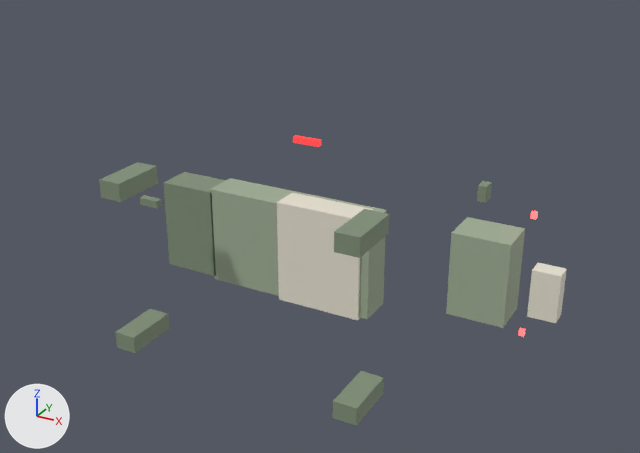
What one commit did to the glTF model assets/models/zombie_dog.glb.
One viewpoint serves both versions: a camera (50 mm lens) standing at (1.394, -1.841, 1.276) and looking at (0.238, 0.261, 0.224). Arrows for +X, +Y and +Z are at lower left; the lights stay in place. The first picture is the older version.

Script lines for the objects in view, before the commit:
```python
ob_vxz_ear_l = bpy.data.objects.new('VXZ_Ear_L', me_cube_009)
ob_vxz_ear_l.parent = ob_zombie_dog
ob_vxz_ear_l.location = (0.543, 0.843, 0.192)
ob_vxz_ear_l.scale = (0.0298, 0.05, 0.056)
ob_vxz_ear_r = bpy.data.objects.new('VXZ_Ear_R', me_cube_008)
ob_vxz_ear_r.parent = ob_zombie_dog
ob_vxz_ear_r.location = (0.543, 0.843, -0.192)
ob_vxz_ear_r.scale = (0.0298, 0.05, 0.056)
ob_vxz_eye_l = bpy.data.objects.new('VXZ_Eye_L', me_cube_012)
ob_vxz_eye_l.parent = ob_zombie_dog
ob_vxz_eye_l.location = (0.756, 0.689, 0.208)
ob_vxz_eye_l.scale = (0.0171, 0.0171, 0.02)
ob_vxz_eye_r = bpy.data.objects.new('VXZ_Eye_R', me_cube_011)
ob_vxz_eye_r.parent = ob_zombie_dog
ob_vxz_eye_r.location = (0.756, 0.689, -0.208)
ob_vxz_eye_r.scale = (0.0171, 0.0171, 0.02)
ob_vxz_head = bpy.data.objects.new('VXZ_Head', me_cube_002)
ob_vxz_head.parent = ob_zombie_dog
ob_vxz_head.location = (0.628, 0.649, 0.0)
ob_vxz_head.scale = (0.192, 0.144, 0.288)
ob_vxz_leg_00 = bpy.data.objects.new('VXZ_Leg_00', me_cube_004)
ob_vxz_leg_00.parent = ob_zombie_dog
ob_vxz_leg_00.location = (-0.413, 0.185, -0.272)
ob_vxz_leg_00.scale = (0.0789, 0.185, 0.06)
ob_vxz_leg_01 = bpy.data.objects.new('VXZ_Leg_01', me_cube_005)
ob_vxz_leg_01.parent = ob_zombie_dog
ob_vxz_leg_01.location = (-0.413, 0.185, 0.272)
ob_vxz_leg_01.scale = (0.0789, 0.185, 0.06)
ob_vxz_pelvis = bpy.data.objects.new('VXZ_Pelvis', me_cube_001)
ob_vxz_pelvis.parent = ob_zombie_dog
ob_vxz_pelvis.location = (-0.4, 0.525, 0.0)
ob_vxz_pelvis.scale = (0.206, 0.124, 0.32)
ob_zombie_dog = bpy.data.objects.new('zombie_dog', None)
ob_zombie_dog.location = (0.0, 0.0, 0.0)
# also in view: 'VXZ_Leg_11' at (0.413, 0.185, 0.272); 'VXZ_Torso' at (0.0, 0.525, 0.0); 'VXZ_Ribcage' at (0.121, 0.505, 0.0); 'VXZ_Muzzle' at (0.841, 0.601, 0.0); 'VXZ_Leg_10' at (0.413, 0.185, -0.272)
```
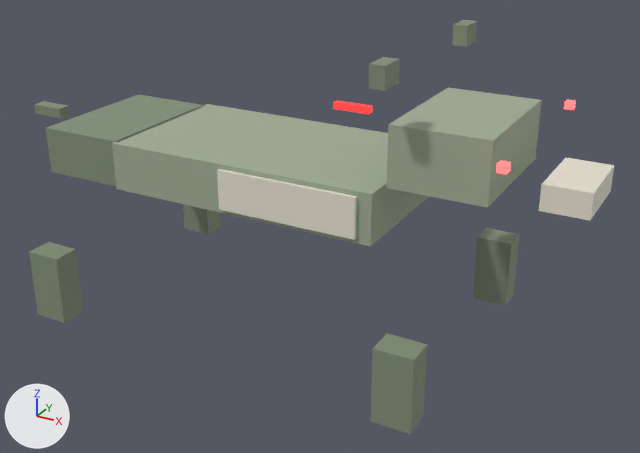
ob_zombie_dog is not drawn itself; it is the parent of ob_vxz_ear_l, ob_vxz_ear_r, ob_vxz_eye_l, ob_vxz_eye_r, ob_vxz_head, ob_vxz_leg_00, ob_vxz_leg_01, ob_vxz_leg_10.

What differs and where, as boxes [x1, y1, x2, y2] in the pictures (640 x 453 px):
'VXZ_Torso', rescaled, moved (80% wider)
    before: [210, 178, 386, 319]
    after: [112, 104, 430, 246]
'VXZ_Head', rescaled, moved (96% wider, 8% taller)
    before: [446, 217, 525, 328]
    after: [386, 88, 542, 208]
'VXZ_Ribcage', rescaled, moved
    before: [277, 193, 374, 320]
    after: [217, 169, 357, 240]
'VXZ_Pelvis', rescaled, moved
    before: [163, 172, 226, 276]
    after: [46, 94, 206, 186]
'VXZ_Leg_10', rescaled, moved (10% wider, 82% taller)
    before: [333, 371, 384, 426]
    after: [371, 333, 427, 434]
'VXZ_Muzzle', rescaled, moved (85% wider)
    before: [527, 263, 567, 323]
    after: [539, 158, 614, 221]
'VXZ_Leg_00', rescaled, moved (82% taller)
    before: [115, 309, 169, 353]
    after: [29, 242, 83, 323]
'VXZ_Leg_11', rescaled, moved (14% narrower, 58% taller)
    before: [334, 209, 389, 258]
    after: [473, 228, 520, 306]
'VXZ_Leg_01', rescaled, moved
    before: [99, 162, 158, 202]
    after: [183, 204, 221, 234]
'VXZ_Ear_R', rescaled, moved (not visible before)
    after: [368, 57, 400, 91]
'VXZ_Ear_L', rescaled, moved (62% wider, 22% taller)
    before: [477, 181, 492, 203]
    after: [452, 20, 477, 47]
'VXZ_Tail', rescaled, moved (61% wider, 29% taller)
    before: [140, 195, 162, 208]
    after: [34, 101, 70, 118]
'VXZ_Wound', rescaled, moved (41% wider, 15% taller)
    before: [293, 135, 321, 147]
    after: [333, 100, 373, 114]
'VXZ_Eye_R', rescaled, moved
    before: [518, 328, 525, 337]
    after: [496, 161, 511, 174]
'VXZ_Eye_L', rescaled, moved
    before: [530, 211, 538, 220]
    after: [564, 100, 576, 110]

What the commit changed:
Object 'zombie_dog' (ob_zombie_dog) is rescaled from (1.0, 1.0, 1.0) to (1.21, 1.2, 1.01).
Object 'VXZ_Ear_L' (ob_vxz_ear_l) moves from (0.543, 0.843, 0.192) to (0.543, 0.192, 0.828).
Object 'VXZ_Ear_R' (ob_vxz_ear_r) moves from (0.543, 0.843, -0.192) to (0.543, -0.192, 0.828).
Object 'VXZ_Eye_L' (ob_vxz_eye_l) moves from (0.756, 0.689, 0.208) to (0.765, 0.208, 0.682).
Object 'VXZ_Eye_L' (ob_vxz_eye_l) is rescaled from (0.0171, 0.0171, 0.02) to (0.0171, 0.02, 0.0171).
Object 'VXZ_Eye_R' (ob_vxz_eye_r) moves from (0.756, 0.689, -0.208) to (0.765, -0.208, 0.682).
Object 'VXZ_Head' (ob_vxz_head) moves from (0.628, 0.649, 0.0) to (0.628, 0.0, 0.634).
Object 'VXZ_Head' (ob_vxz_head) is rescaled from (0.192, 0.144, 0.288) to (0.192, 0.288, 0.144).
Object 'VXZ_Leg_00' (ob_vxz_leg_00) moves from (-0.413, 0.185, -0.272) to (-0.199, -0.272, 0.185).
Object 'VXZ_Leg_00' (ob_vxz_leg_00) is rescaled from (0.0789, 0.185, 0.06) to (0.0789, 0.06, 0.185).
Object 'VXZ_Leg_01' (ob_vxz_leg_01) moves from (-0.413, 0.185, 0.272) to (-0.199, 0.272, 0.185).
Object 'VXZ_Leg_01' (ob_vxz_leg_01) is rescaled from (0.0789, 0.185, 0.06) to (0.0789, 0.06, 0.185).
Object 'VXZ_Leg_10' (ob_vxz_leg_10) moves from (0.413, 0.185, -0.272) to (0.626, -0.272, 0.185).
Object 'VXZ_Leg_10' (ob_vxz_leg_10) is rescaled from (0.0789, 0.185, 0.06) to (0.0789, 0.06, 0.185).
Object 'VXZ_Leg_11' (ob_vxz_leg_11) moves from (0.413, 0.185, 0.272) to (0.626, 0.272, 0.185).
Object 'VXZ_Leg_11' (ob_vxz_leg_11) is rescaled from (0.0789, 0.185, 0.06) to (0.0789, 0.06, 0.185).
Object 'VXZ_Muzzle' (ob_vxz_muzzle) moves from (0.841, 0.601, 0.0) to (0.841, 0.0, 0.574).
Object 'VXZ_Muzzle' (ob_vxz_muzzle) is rescaled from (0.0895, 0.0601, 0.16) to (0.0895, 0.16, 0.0601).
Object 'VXZ_Pelvis' (ob_vxz_pelvis) moves from (-0.4, 0.525, 0.0) to (-0.187, 0.0, 0.494).
Object 'VXZ_Pelvis' (ob_vxz_pelvis) is rescaled from (0.206, 0.124, 0.32) to (0.206, 0.32, 0.124).
Object 'VXZ_Ribcage' (ob_vxz_ribcage) moves from (0.121, 0.505, 0.0) to (0.335, 0.0, 0.494).
Object 'VXZ_Ribcage' (ob_vxz_ribcage) is rescaled from (0.303, 0.1, 0.36) to (0.303, 0.36, 0.1).
Object 'VXZ_Tail' (ob_vxz_tail) moves from (-0.689, 0.605, 0.0) to (-0.43, 0.0, 0.534).
Object 'VXZ_Torso' (ob_vxz_torso) moves from (0.0, 0.525, 0.0) to (0.213, 0.0, 0.494).
Object 'VXZ_Torso' (ob_vxz_torso) is rescaled from (0.607, 0.124, 0.344) to (0.607, 0.344, 0.124).
Object 'VXZ_Wound' (ob_vxz_wound) moves from (0.0, 0.605, 0.352) to (0.213, 0.352, 0.542).
